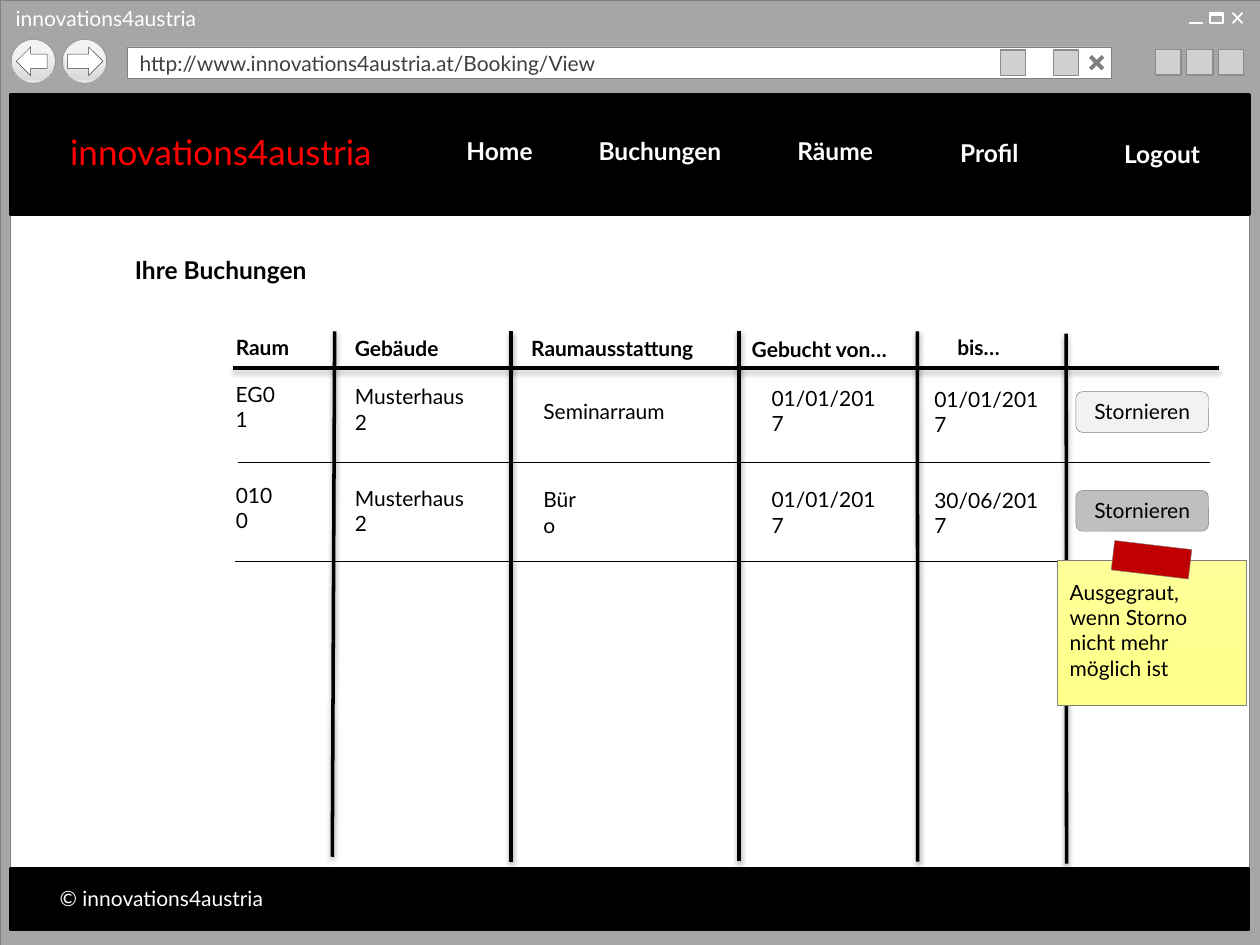
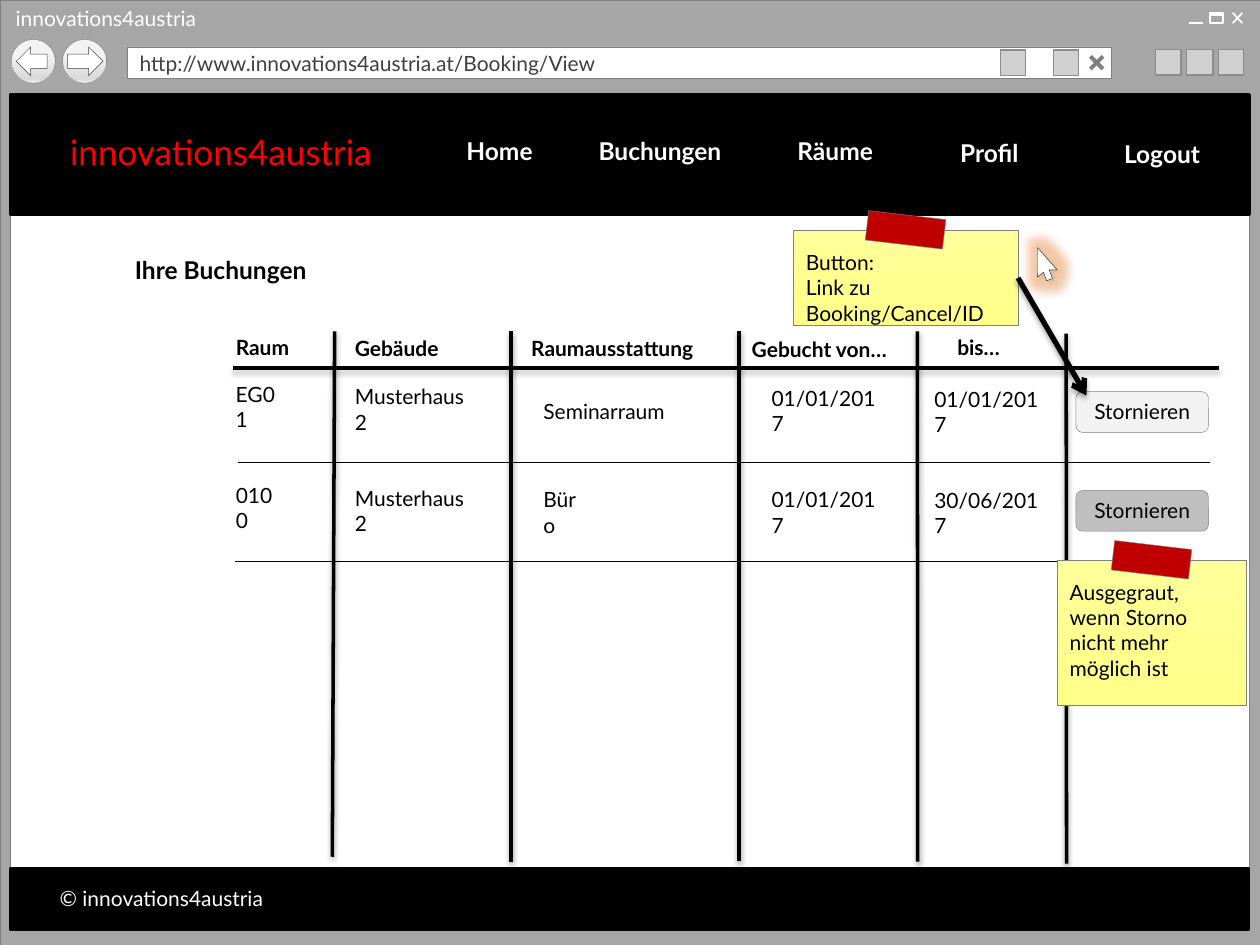
Before and after one commit to marcowurzenberger/ITIN20LAP, a slide deck: slide 10 of Mockup.pptx. Drawn at 1260x945 pixels with LibreOffice and Linux fonts; fonts in the diff are those of the drawing; grey boxes stand for pictures; background and template pictures are left out. Boxes give left, top, right and bottom in pixels: in the first picture for what was removed or moved away, otherwise in the second. Text is boxed around its words. In the diff, an @@ line names an element or a change of style, - is before the commit and + after.

```diff
--- a/Mockup.pptx
+++ b/Mockup.pptx
@@ rectangle added at [794,231,1018,325], fill gradient #FFFF99 to #FFFF89, outline #808080 0.25 pt, 12 pt, text #000000 @@
+Button:
+Link zu Booking/Cancel/ID
@@ rectangle added at [865,211,946,250], fill #C00000, outline #808080 0.25 pt @@
@@ freeform shape added at [1028,244,1060,284], fill #FFFFFF, outline #262626 0.25 pt @@
@@ arrow added from (1018, 278) to (1086, 396), #000000 3 pt @@
```
Also in this commit, not shown: 1 slide added, 2 other files.
